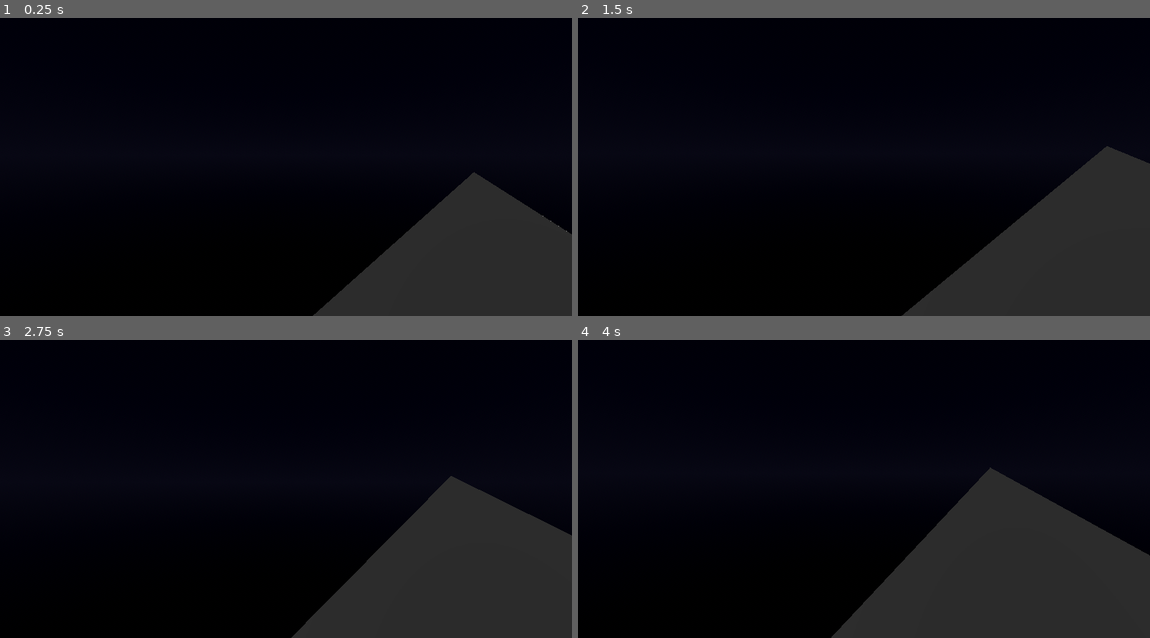
Above: before the commit, frames 1-4 (two rows, left to right).
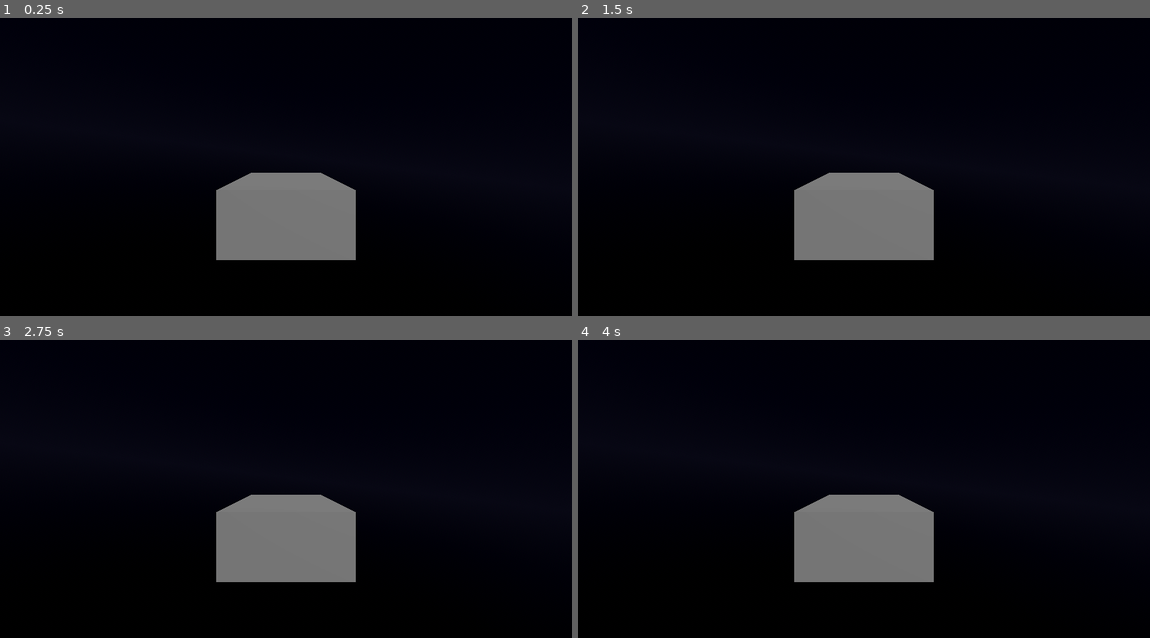
Above: after the commit, the same moments.

Repository: cbcom-wq/whoknows
Game: Godot game, scene res://scenes/flight_test.tscn
Same seed, same stepped clock (60 frames per second), same inputs: the game is played once before the commit and once after it. The project has no main scene, so this scene is started directly.
Inputs (mouse positions are in pixels of both pictures, inside the frame that each line leads up to):
- Up to frame 1 (0.25 s): no input
- Up to frame 2 (1.5 s): tap Enter at 0.5 s; move the mouse to (892, 155) at 0.52 s; hold Shift 0.53-1.28 s; click (892, 155) at 0.67 s; tap Space at 1.25 s; move the mouse to (835, 155) at 1.27 s; tap Alt at 1.35 s; click (835, 155) at 1.42 s
- Up to frame 3 (2.75 s): tap Enter at 2 s; move the mouse to (297, 471) at 2.02 s; tap Ctrl at 2.1 s; click (297, 471) at 2.17 s
- Up to frame 4 (4 s): tap Space at 2.75 s; move the mouse to (858, 483) at 2.77 s; tap Shift at 2.85 s; click (858, 483) at 2.92 s; tap Enter at 3.5 s; move the mouse to (904, 480) at 3.52 s; tap Alt at 3.6 s; click (904, 480) at 3.67 s

The runs differ from the first frame. In frame 1, 20% of the frame differs, in the area x 37-100%, y 51-100%; in frame 2, 21%; in frame 3, 24%; in frame 4, 26%, in the area x 37-100%, y 42-100%.

Commit message:
feat: add assisted Newtonian flight computer
Co-Authored-By: Claude Opus 5 <noreply@anthropic.com>

Diff:
--- /dev/null
+++ b/who-knows/scenes/flight_test.gd
@@ -0,0 +1,27 @@
+extends Node3D
+
+@onready var _fc: FlightComputer = $Ship/FlightComputer
+
+func _ready() -> void:
+	# This temporary driver borrows the same WASD actions the avatar walks
+	# with. Without this, W would walk the avatar AND fire the engines.
+	# Task 5 replaces the whole arrangement with the pilot seat, which hands
+	# control back and forth properly.
+	$Ship/Interior/Avatar.set_control_enabled(false)
+
+func _unhandled_input(event: InputEvent) -> void:
+	if event.is_action_pressed("toggle_assist"):
+		_fc.assist_enabled = not _fc.assist_enabled
+		print("Flight assist: ", "ON" if _fc.assist_enabled else "OFF")
+
+func _process(_delta: float) -> void:
+	var translate := Vector3(
+		Input.get_axis("move_left", "move_right"),
+		Input.get_axis("crouch", "sprint"),
+		Input.get_axis("move_forward", "move_back"),
+	)
+	var mouse := Vector2.ZERO  # replaced by real mouse look in Task 5
+	var rotate := Vector3(
+		mouse.y, mouse.x, Input.get_axis("roll_left", "roll_right")
+	)
+	_fc.set_pilot_input(translate, rotate, Input.is_action_pressed("boost"))
--- a/who-knows/scenes/flight_test.tscn
+++ b/who-knows/scenes/flight_test.tscn
@@ -1,7 +1,9 @@
-[gd_scene load_steps=11 format=3]
+[gd_scene load_steps=13 format=3]
 
 [ext_resource type="Script" path="res://src/ship/ship.gd" id="1_ship"]
 [ext_resource type="PackedScene" path="res://scenes/avatar.tscn" id="2_avatar"]
+[ext_resource type="Script" path="res://src/flight/flight_computer.gd" id="3_flight_computer"]
+[ext_resource type="Script" path="res://scenes/flight_test.gd" id="4_flight_test"]
 
 [sub_resource type="ProceduralSkyMaterial" id="ProceduralSkyMaterial_flighttest"]
 sky_top_color = Color(0.02, 0.02, 0.05, 1)
@@ -35,6 +37,7 @@
 size = Vector3(0.2, 2, 10)
 
 [node name="FlightTest" type="Node3D"]
+script = ExtResource("4_flight_test")
 
 [node name="WorldEnvironment" type="WorldEnvironment" parent="."]
 environment = SubResource("Environment_flighttest")
@@ -47,12 +50,21 @@
 script = ExtResource("1_ship")
 
 [node name="Exterior" type="RigidBody3D" parent="Ship"]
+mass = 42000.0
 
 [node name="Hull" type="MeshInstance3D" parent="Ship/Exterior"]
 mesh = SubResource("BoxMesh_hull")
 
 [node name="Collider" type="CollisionShape3D" parent="Ship/Exterior"]
 shape = SubResource("BoxShape3D_hull")
+
+[node name="ChaseCamera" type="Camera3D" parent="Ship/Exterior"]
+transform = Transform3D(1, 0, 0, 0, 1, 0, 0, 0, 1, 0, 4, 18)
+current = true
+
+[node name="FlightComputer" type="Node" parent="Ship"]
+script = ExtResource("3_flight_computer")
+hull_path = NodePath("../Exterior")
 
 [node name="Interior" type="Node3D" parent="Ship"]
 
@@ -97,3 +109,6 @@
 
 [node name="Avatar" parent="Ship/Interior" instance=ExtResource("2_avatar")]
 position = Vector3(0, 0.1, 3.0)
+
+[node name="Camera3D" parent="Ship/Interior/Avatar/Head" index="0"]
+current = false
--- /dev/null
+++ b/who-knows/src/flight/flight_computer.gd
@@ -0,0 +1,99 @@
+class_name FlightComputer
+extends Node
+
+## Assisted Newtonian control of a hull RigidBody3D.
+##
+## Assist on: counters lateral drift, damps residual rotation, holds a
+## cruise ceiling. Assist off: raw Newtonian, input maps straight to thrust.
+
+const CRUISE_LIMIT_MPS := 120.0
+const BOOST_MULTIPLIER := 2.5
+const DRIFT_AUTHORITY := 0.6   ## fraction of budget assist may spend on drift
+const ROTATION_DAMPING := 3.0
+
+@export var hull_path: NodePath
+
+var assist_enabled: bool = true
+
+## Newtons available along each axis. Overwritten from ShipStats in Task 15.
+var thrust_budget: Dictionary = {
+	&"forward": 900_000.0,
+	&"reverse": 300_000.0,
+	&"lateral": 250_000.0,
+	&"vertical": 250_000.0,
+}
+## Newton-metres available about each local axis (pitch, yaw, roll).
+var torque_budget: Vector3 = Vector3(4_000_000.0, 4_000_000.0, 2_500_000.0)
+
+var _translate_input: Vector3 = Vector3.ZERO
+var _rotate_input: Vector3 = Vector3.ZERO
+var _boost: bool = false
+
+@onready var _hull: RigidBody3D = get_node(hull_path)
+
+func set_pilot_input(translate: Vector3, rotate: Vector3, boost: bool) -> void:
+	_translate_input = translate
+	_rotate_input = rotate
+	_boost = boost
+
+func clear_pilot_input() -> void:
+	# Called when the pilot stands up. Translation input latches at its last
+	# value (the burn continues), rotation input does not (the ship stops
+	# turning). This is what makes leaving the seat mid-burn interesting.
+	_rotate_input = Vector3.ZERO
+
+func _physics_process(delta: float) -> void:
+	_apply_translation(delta)
+	_apply_rotation(delta)
+
+func _apply_translation(delta: float) -> void:
+	var basis := _hull.global_transform.basis
+	var force := Vector3.ZERO
+
+	var longitudinal := _translate_input.z
+	if longitudinal < 0.0:
+		force += basis * Vector3(0, 0, -1) * absf(longitudinal) * thrust_budget[&"forward"]
+	elif longitudinal > 0.0:
+		force += basis * Vector3(0, 0, 1) * longitudinal * thrust_budget[&"reverse"]
+
+	force += basis * Vector3(_translate_input.x, 0, 0) * thrust_budget[&"lateral"]
+	force += basis * Vector3(0, _translate_input.y, 0) * thrust_budget[&"vertical"]
+
+	if _boost:
+		force *= BOOST_MULTIPLIER
+
+	if assist_enabled:
+		force += _drift_correction(basis)
+
+	_hull.apply_central_force(force)
+
+	if assist_enabled and _hull.linear_velocity.length() > CRUISE_LIMIT_MPS:
+		_hull.linear_velocity = _hull.linear_velocity.normalized() * CRUISE_LIMIT_MPS
+
+func _drift_correction(basis: Basis) -> Vector3:
+	# Cancel velocity components the pilot is not asking for.
+	var local_vel := basis.inverse() * _hull.linear_velocity
+	var unwanted := Vector3(
+		local_vel.x if is_zero_approx(_translate_input.x) else 0.0,
+		local_vel.y if is_zero_approx(_translate_input.y) else 0.0,
+		local_vel.z if is_zero_approx(_translate_input.z) else 0.0,
+	)
+	var authority := Vector3(
+		thrust_budget[&"lateral"], thrust_budget[&"vertical"], thrust_budget[&"reverse"]
+	) * DRIFT_AUTHORITY
+	var correction := Vector3(
+		clampf(-unwanted.x * _hull.mass, -authority.x, authority.x),
+		clampf(-unwanted.y * _hull.mass, -authority.y, authority.y),
+		clampf(-unwanted.z * _hull.mass, -authority.z, authority.z),
+	)
+	return basis * correction
+
+func _apply_rotation(_delta: float) -> void:
+	var basis := _hull.global_transform.basis
+	var torque := basis * (_rotate_input * torque_budget)
+	_hull.apply_torque(torque)
+
+	if assist_enabled:
+		var residual := _hull.angular_velocity
+		var damping := -residual * ROTATION_DAMPING * _hull.mass
+		_hull.apply_torque(damping)
Not shown, added: who-knows/scenes/flight_test.gd.uid
Not shown, added: who-knows/src/avatar/avatar.gd.uid
Not shown, added: who-knows/src/flight/flight_computer.gd.uid
Not shown, added: who-knows/src/ship/ship.gd.uid
